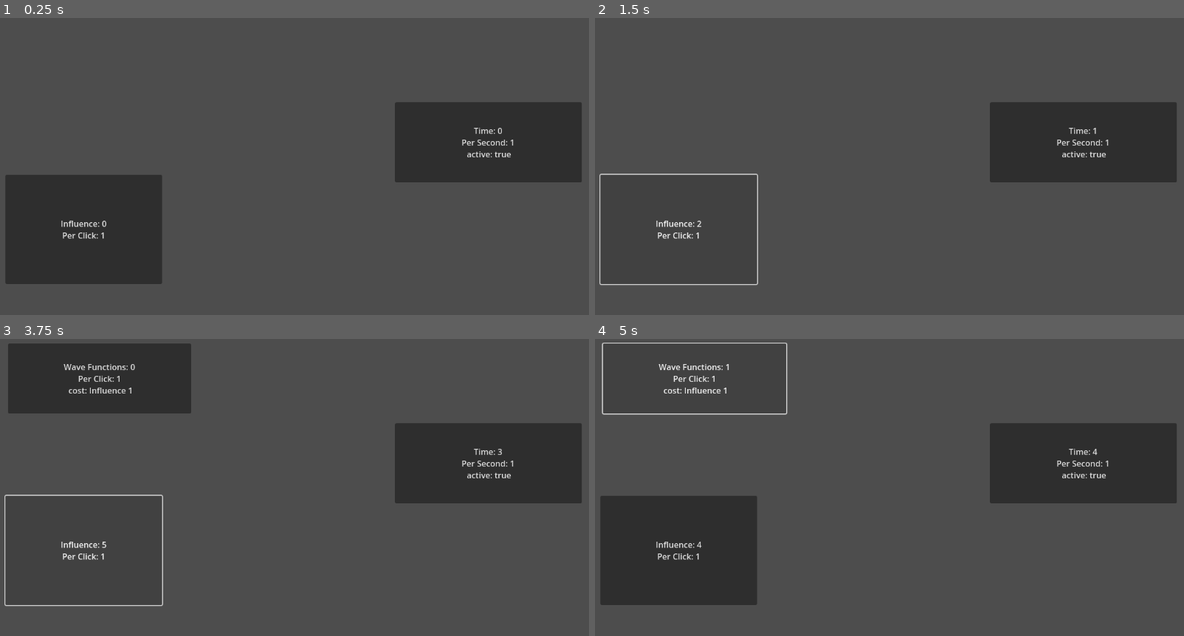
Above: before the commit, frames 1-4 (two rows, left to right).
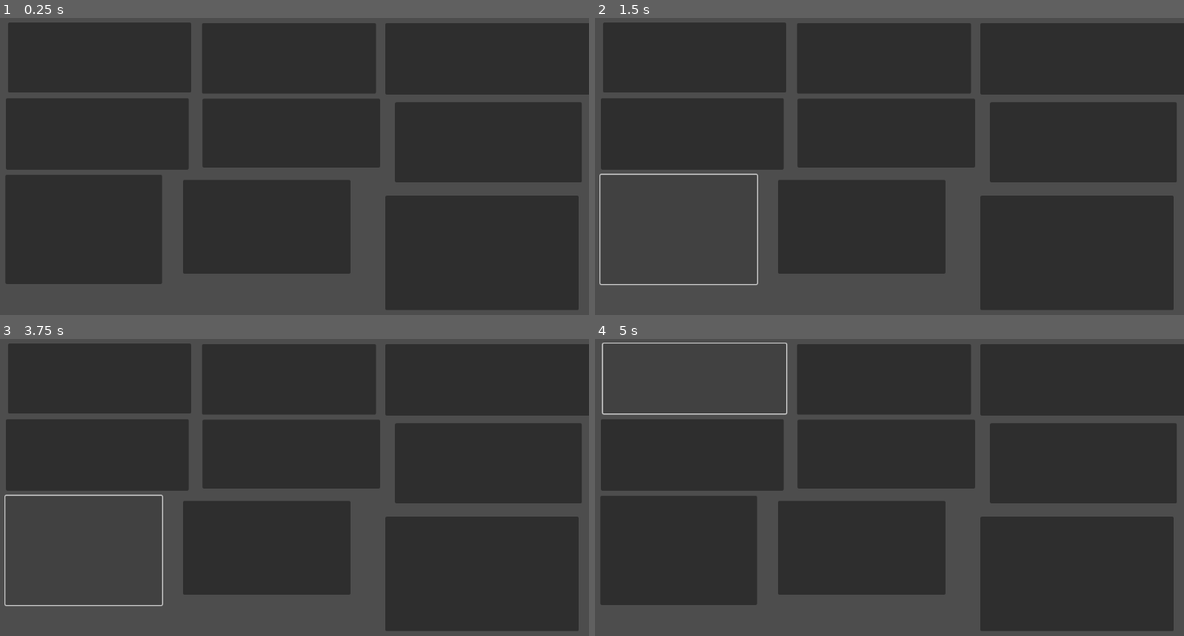
Above: after the commit, the same moments.

Repository: WilliamAHoffman/EmergentUniverse
Game: Godot game, scene res://scenes/root.tscn
The game is run twice, just before and just after one commit, with the same random seed, the same clock (stepped at 60 frames per second) and the same inputs.
Inputs (mouse positions are in pixels of both pictures, inside the frame that each line leads up to):
- Up to frame 1 (0.25 s): no input
- Up to frame 2 (1.5 s): click (677, 228) at 0.5 s; click (677, 228) at 1.25 s
- Up to frame 3 (3.75 s): click (82, 549) at 2 s; click (82, 549) at 2.75 s; click (82, 549) at 3.5 s
- Up to frame 4 (5 s): click (695, 377) at 4.25 s

The runs differ from the first frame. In frame 1, 59% of the frame differs, in the area x 1-100%, y 1-99%; in frame 2, 59%; in frame 3, 52%; in frame 4, 52%.
Error after the commit: Attempt to call function 'eof_reached' in base 'null instance' on a null instance. (res://scripts/button)

Commit message:
remworking how data is stored using an outside text file

Diff:
--- a/project.godot
+++ b/project.godot
@@ -18,6 +18,7 @@
 [file_customization]
 
 folder_colors={
+"res://data/": "red",
 "res://scenes/": "green",
 "res://scripts/": "pink",
 "res://sprites/": "yellow"
--- a/scenes/root.tscn
+++ b/scenes/root.tscn
@@ -1,7 +1,8 @@
-[gd_scene load_steps=3 format=3 uid="uid://cyj1qkdkxyycc"]
+[gd_scene load_steps=4 format=3 uid="uid://cyj1qkdkxyycc"]
 
 [ext_resource type="Script" path="res://scripts/button scripts/button_manager.gd" id="1_u0srf"]
 [ext_resource type="Script" path="res://scripts/resource scripts/resource_manager.gd" id="2_os0tv"]
+[ext_resource type="Script" path="res://scripts/test scripts/test_script.gd" id="3_u8dlc"]
 
 [node name="Root" type="Node2D"]
 
@@ -91,4 +92,7 @@
 [node name="ResourceTimer" type="Timer" parent="."]
 autostart = true
 
+[node name="TesterNode" type="Node2D" parent="."]
+script = ExtResource("3_u8dlc")
+
 [connection signal="timeout" from="ResourceTimer" to="ButtonManager" method="_on_resource_timer_timeout"]
--- a/scripts/button scripts/button_data.gd
+++ b/scripts/button scripts/button_data.gd
@@ -9,7 +9,6 @@
 #Conditional variables
 var cost : Dictionary #[ResourceData, int]
 var unlock_criteria : Dictionary #[ResourceData, int]
-var display_quantity : ResourceData
 var cost_scaling : float
 var on_timer_active = false
 var unpause_timer = true
--- a/scripts/button scripts/button_manager.gd
+++ b/scripts/button scripts/button_manager.gd
@@ -10,7 +10,7 @@
 func _ready():
 	await owner.ready
 	resources = resource_manager.resources
-	_init_button_data()
+	_import_button_data("C:/Users/whoff/OneDrive/Desktop/Godot Games/EmergentUniverse/data/button_data.txt")
 	_add_button_data()
 
 
@@ -45,6 +45,26 @@
 			buttons[button.name].unpause_timer = false
 		else:
 			buttons[button.name].unpause_timer = true
+
+
+func _import_button_data(file_name):
+	var file = FileAccess.open(file_name, FileAccess.READ)
+	var dict_name = ""
+
+	while !file.eof_reached():
+		var line = file.get_line()
+		if line != "":
+			var words = line.split("==")
+			if words[0] == "dict_name":
+				dict_name = words[1]
+				buttons[dict_name] = ButtonData.new()
+			if words[0] == "main_text":
+				buttons[dict_name].main_text = words[1]
+			if words[0] == "is_unlocked":
+				buttons[dict_name].is_unlocked = words[1]
+
+	file.close()
+
 
 func _init_button_data():
 
--- /dev/null
+++ b/scripts/test scripts/test_script.gd
@@ -0,0 +1,6 @@
+extends Node
+
+
+# Called when the node enters the scene tree for the first time.
+func _ready():
+	print("Hello")
Not shown, added: data/button_data.txt
